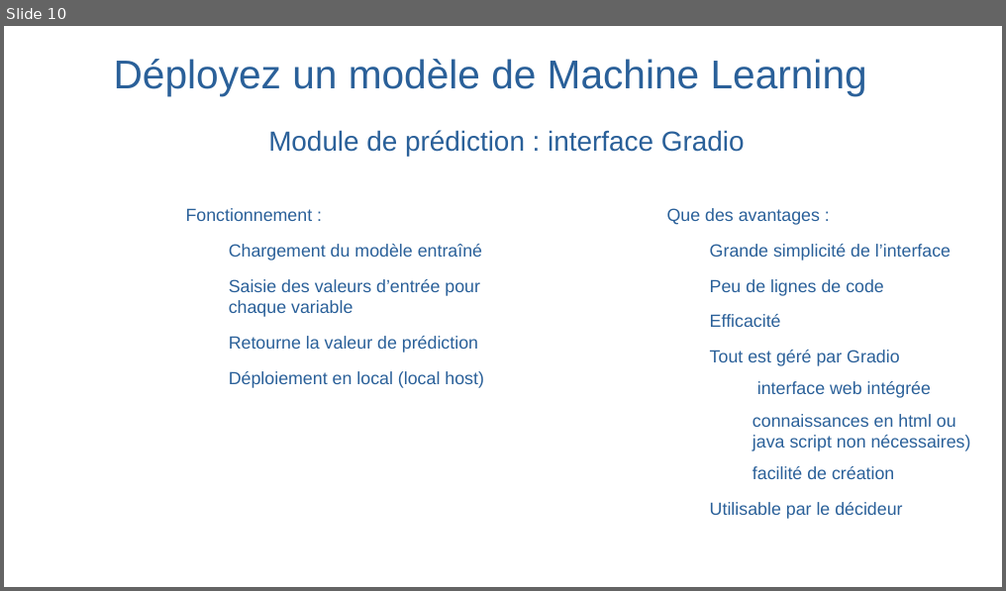
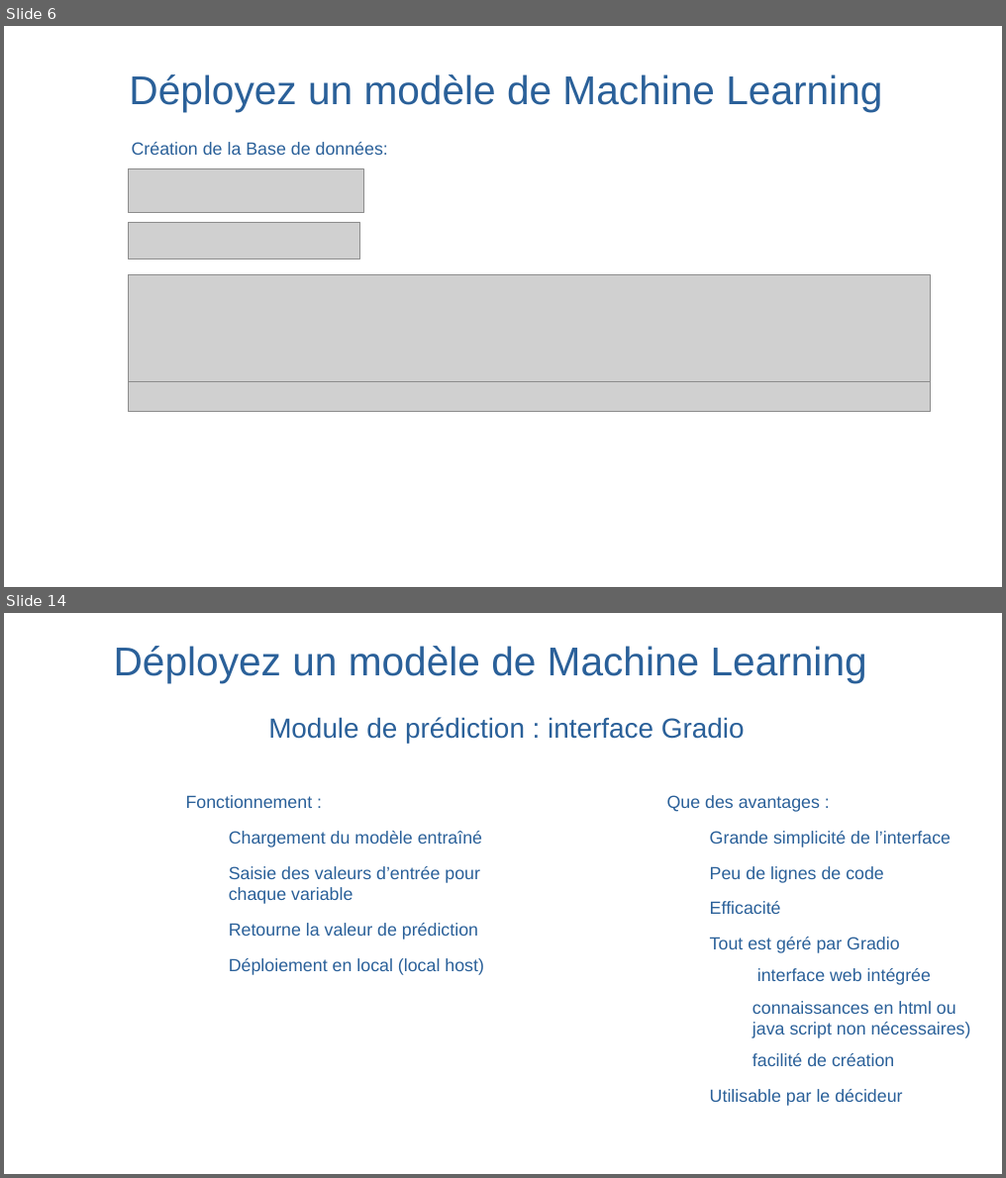
Before and after one commit to christophesallessacareau-boop/Deployez_un_modele_de_ML, a slide deck: Salles_Christophe_5_presentation_122025.odp. Shown one above the other, each under a label of ours: slide 10 before the commit, slides 6 and 14 after it; the slides between them are not shown. The pictures are 1006x591 and 1006x1178 pixels, drawn with LibreOffice and Linux fonts; fonts in the diff are those of the drawing; grey boxes stand for pictures; background and template pictures are left out. Boxes give left, top, right and bottom in pixels: in the first picture for what was removed or moved away, otherwise in the second. Text is boxed around its words. In the diff, an @@ line names an element or a change of style, - is before the commit and + after.

```diff
--- a/Salles_Christophe_5_presentation_122025.odp
+++ b/Salles_Christophe_5_presentation_122025.odp
@@ slide 6 added at <box>4,26,1002,587</box>, background picture (left out) @@
@@ title added at <box>129,75,882,111</box>, 32 pt, text #2A6099 @@
+Déployez un modèle de Machine Learning
@@ text added at <box>132,142,388,155</box>, 14 pt, text #2A6099 @@
+Création de la Base de données:
@@ picture added at <box>129,169,363,212</box> @@
@@ picture added at <box>129,222,360,260</box> @@
@@ picture added at <box>129,275,932,382</box> @@
@@ picture added at <box>129,382,932,412</box> @@
@@ what was slide 10 is now slide 14 @@
```
Also in this commit, not shown: 4 slides changed, 4 other slides added, 1 slide removed.
